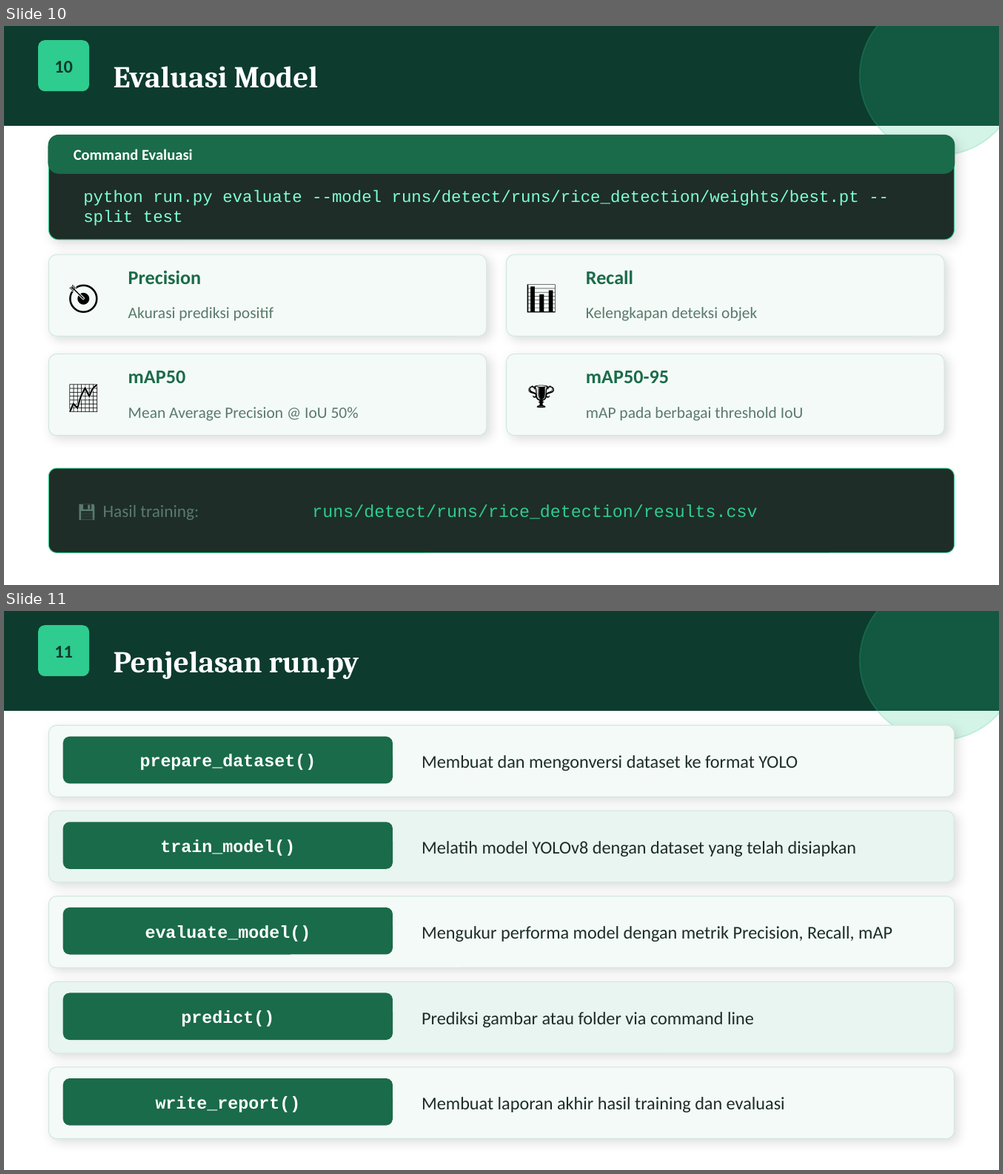
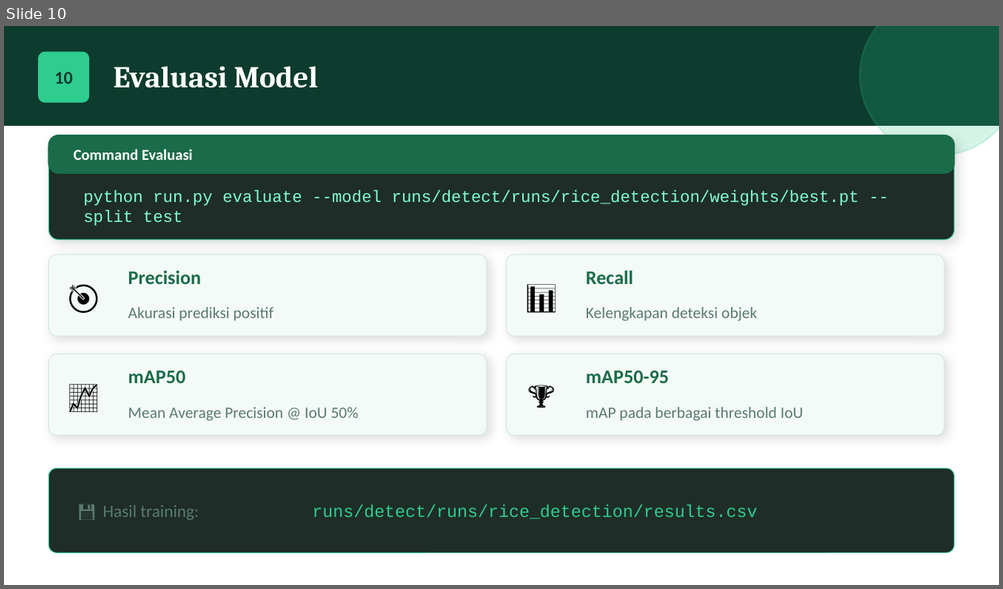
Before and after one commit to yadiefr/Machine-Learning-Deteksi-Objek-Beras, a slide deck: DeteksiBeras_YOLO.pptx. Shown one above the other, each under a label of ours: slides 10 and 11 before the commit, slide 10 after it. The pictures are 1003x1174 and 1003x589 pixels, drawn with LibreOffice and Linux fonts; fonts in the diff are those of the drawing. Boxes give left, top, right and bottom in pixels: in the first picture for what was removed or moved away, otherwise in the second. Text is boxed around its words. In the diff, an @@ line names an element or a change of style, - is before the commit and + after.

```diff
--- a/DeteksiBeras_YOLO.pptx
+++ b/DeteksiBeras_YOLO.pptx
@@ slide 11 removed at [4,611,999,1170], background #FFFFFF @@
@@ rectangle removed at [4,611,999,710] @@
@@ rounded rectangle removed at [39,626,88,675] @@
@@ ellipse removed at [859,611,999,741] @@
@@ text removed at [54,646,73,658] @@
-11
@@ text removed at [114,651,359,679] @@
-Penjelasan run.py
@@ rounded rectangle removed at [48,726,954,797] @@
@@ rounded rectangle removed at [64,738,392,783] @@
@@ text removed at [140,754,316,770] @@
-prepare_dataset()
@@ text removed at [421,755,797,771] @@
-Membuat dan mengonversi dataset ke format YOLO
@@ rounded rectangle removed at [48,811,954,883] @@
@@ rounded rectangle removed at [64,823,392,869] @@
@@ text removed at [160,840,295,856] @@
-train_model()
@@ text removed at [421,841,856,857] @@
-Melatih model YOLOv8 dengan dataset yang telah disiapkan
@@ rounded rectangle removed at [48,897,954,968] @@
@@ rounded rectangle removed at [64,908,392,954] @@
@@ text removed at [145,925,311,942] @@
-evaluate_model()
@@ text removed at [421,926,892,942] @@
-Mengukur performa model dengan metrik Precision, Recall, mAP
@@ rounded rectangle removed at [48,982,954,1054] @@
@@ rounded rectangle removed at [64,994,392,1039] @@
@@ text removed at [181,1011,274,1027] @@
-predict()
@@ text removed at [421,1012,754,1028] @@
-Prediksi gambar atau folder via command line
@@ rounded rectangle removed at [48,1068,954,1139] @@
@@ rounded rectangle removed at [64,1079,392,1125] @@
@@ text removed at [156,1096,301,1113] @@
-write_report()
@@ text removed at [421,1097,785,1113] @@
-Membuat laporan akhir hasil training dan evaluasi
@@ slide 10 changed as well @@
@@ text "10": place and size @@
-text "10" at [54,61,73,73]
+text "10" at [54,72,73,84]
@@ rounded rectangle: place and size @@
-rounded rectangle at [39,41,88,90]
+rounded rectangle at [39,52,88,101]
```
Also in this commit, not shown: 9 other slides changed, 1 slide added, 3 other slides removed, 4 other files.
